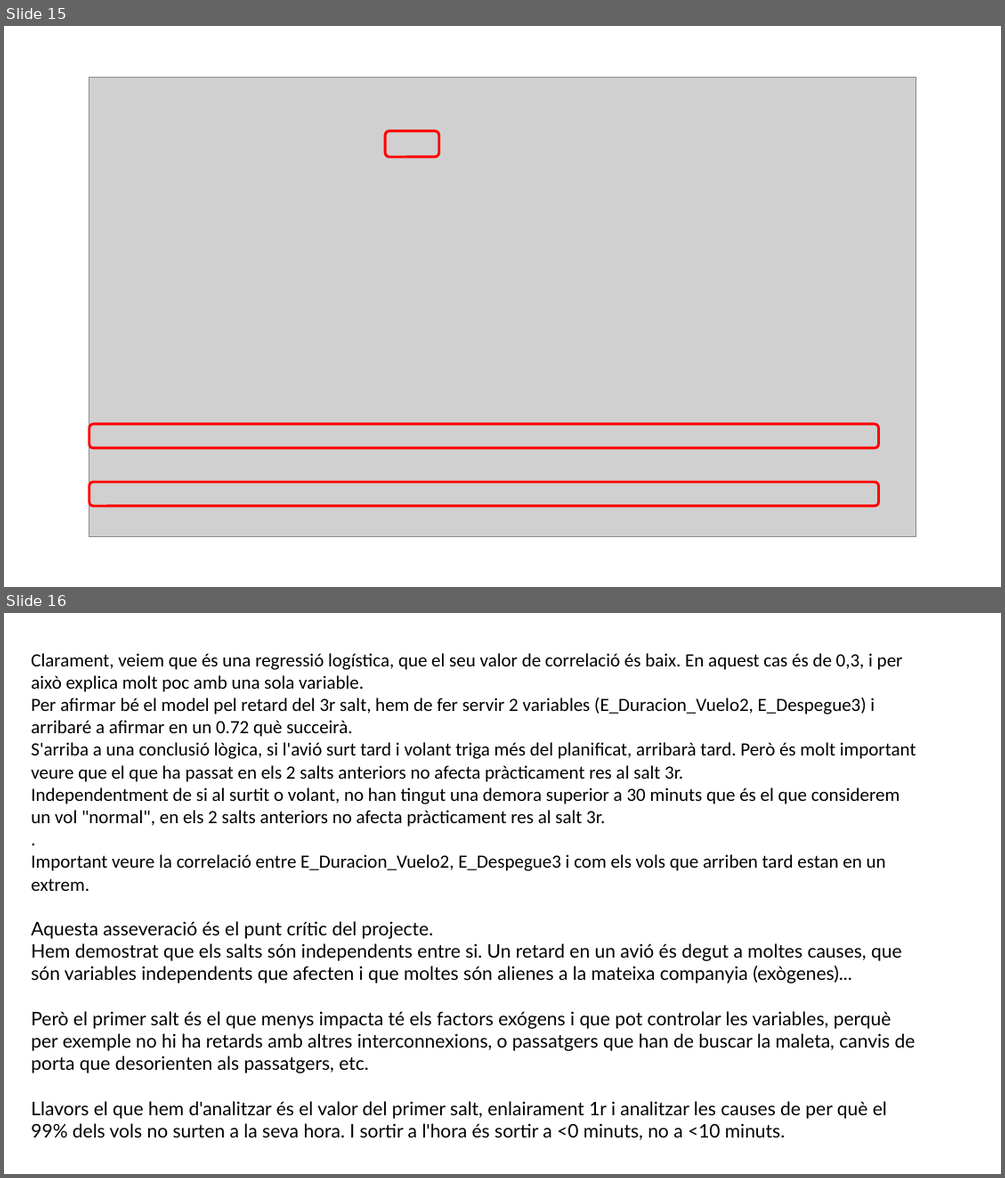
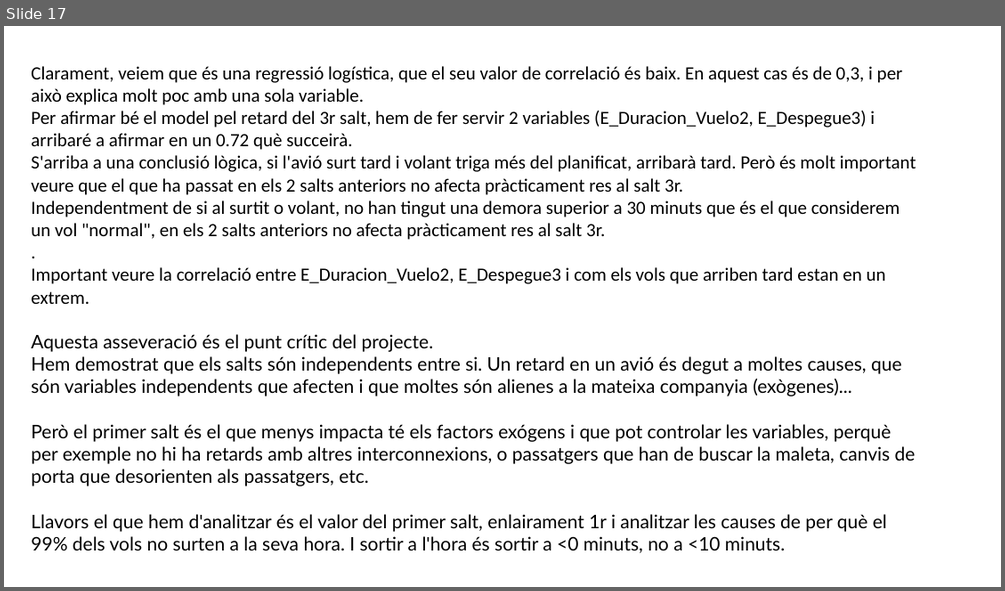
Before and after one commit to JMML2021/Entrega-projecte-final, a slide deck: 4 Presentación final.pptx. Shown one above the other, each under a label of ours: slides 15 and 16 before the commit, slide 17 after it. The pictures are 1005x1178 and 1005x591 pixels, drawn with LibreOffice and Linux fonts; fonts in the diff are those of the drawing; grey boxes stand for pictures; background and template pictures are left out. Boxes give left, top, right and bottom in pixels: in the first picture for what was removed or moved away, otherwise in the second. Text is boxed around its words. In the diff, an @@ line names an element or a change of style, - is before the commit and + after.

```diff
--- a/4 Presentación final.pptx
+++ b/4 Presentación final.pptx
@@ slide 15 removed at bbox=[4, 26, 1001, 587], background #FFFFFF @@
@@ picture removed at bbox=[89, 77, 915, 536] @@
@@ rounded rectangle removed at bbox=[386, 131, 439, 157] @@
@@ rounded rectangle removed at bbox=[89, 424, 879, 448] @@
@@ rounded rectangle removed at bbox=[89, 483, 879, 506] @@
@@ what was slide 16 is now slide 17 @@
```
Also in this commit, not shown: 9 slides changed, 8 slides added, 4 other slides removed.
